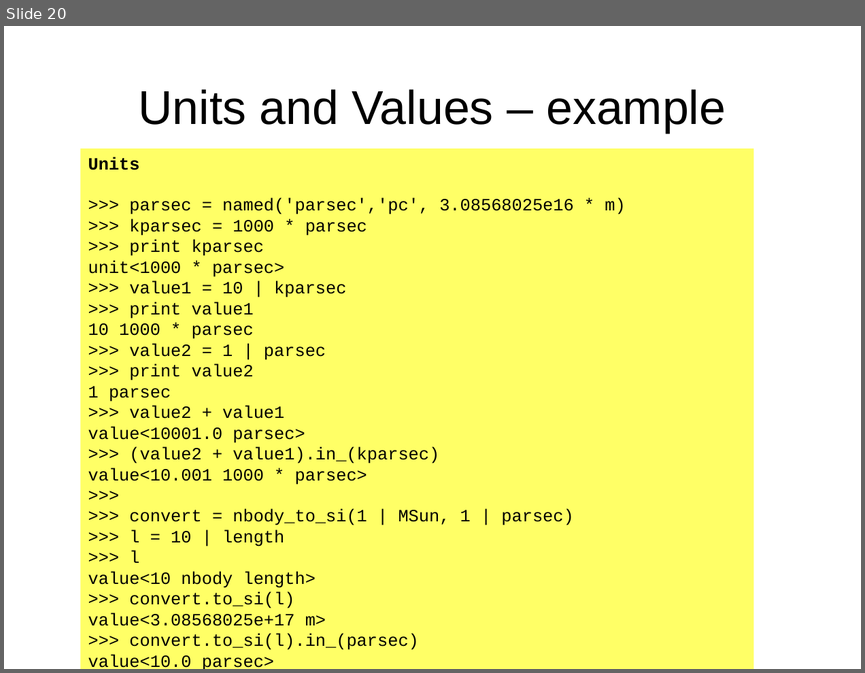
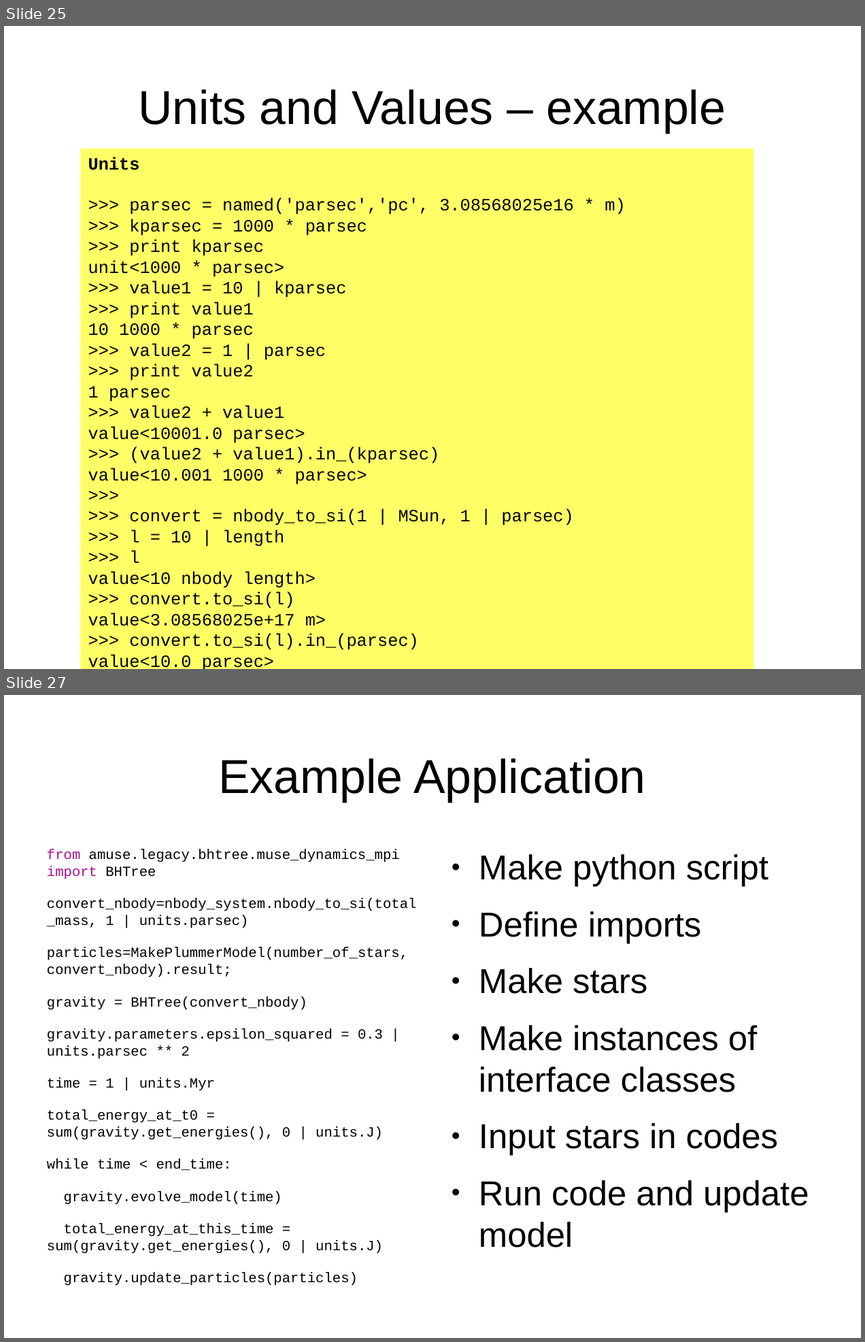
Before and after one commit to amusecode/amuse, a slide deck: doc/design/amuse-workshop-2009.odp. Shown one above the other, each under a label of ours: slide 20 before the commit, slides 25 and 27 after it; the slides between them are not shown. The pictures are 865x673 and 865x1342 pixels, drawn with LibreOffice and Linux fonts; fonts in the diff are those of the drawing. Boxes give left, top, right and bottom in pixels: in the first picture for what was removed or moved away, otherwise in the second. Text is boxed around its words. In the diff, an @@ line names an element or a change of style, - is before the commit and + after.

Commit message:
with roadmap and example application

```diff
--- a/doc/design/amuse-workshop-2009.odp
+++ b/doc/design/amuse-workshop-2009.odp
@@ slide 27 added at box(4, 695, 861, 1338), background #FFFFFF @@
@@ title added at box(218, 758, 645, 802), 44 pt, text #000000 @@
+Example Application
@@ text added at box(47, 849, 417, 1285), 13 pt, text #000000 @@
+from amuse.legacy.bhtree.muse_dynamics_mpi import BHTree
+convert_nbody=nbody_system.nbody_to_si(total_mass, 1 | units.parsec)
+particles=MakePlummerModel(number_of_stars, convert_nbody).result;
+gravity = BHTree(convert_nbody)
+gravity.parameters.epsilon_squared = 0.3 | units.parsec ** 2
+time = 1 | units.Myr
+total_energy_at_t0 = sum(gravity.get_energies(), 0 | units.J)
+while time < end_time:
+gravity.evolve_model(time)
+total_energy_at_this_time = sum(gravity.get_energies(), 0 | units.J)
+gravity.update_particles(particles)
@@ text added at box(479, 854, 808, 1247), 32 pt, text #000000 @@
+● Make python script
+● Define imports
+● Make stars
+● Make instances of interface classes
+● Input stars in codes
+● Run code and update model
@@ what was slide 20 is now slide 25 @@
```
Also in this commit, not shown: 2 slides changed, 7 other slides added, 1 other file.
